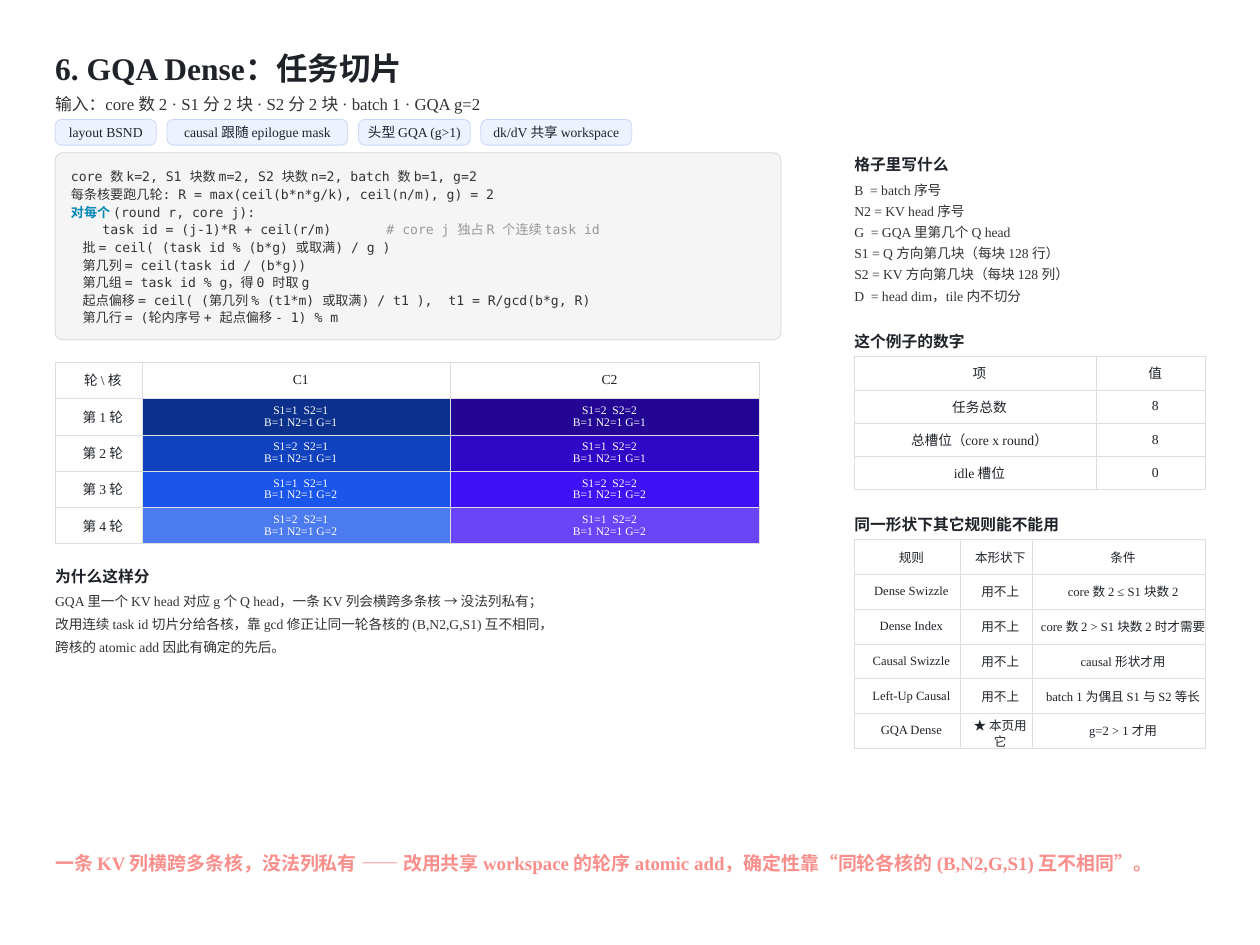
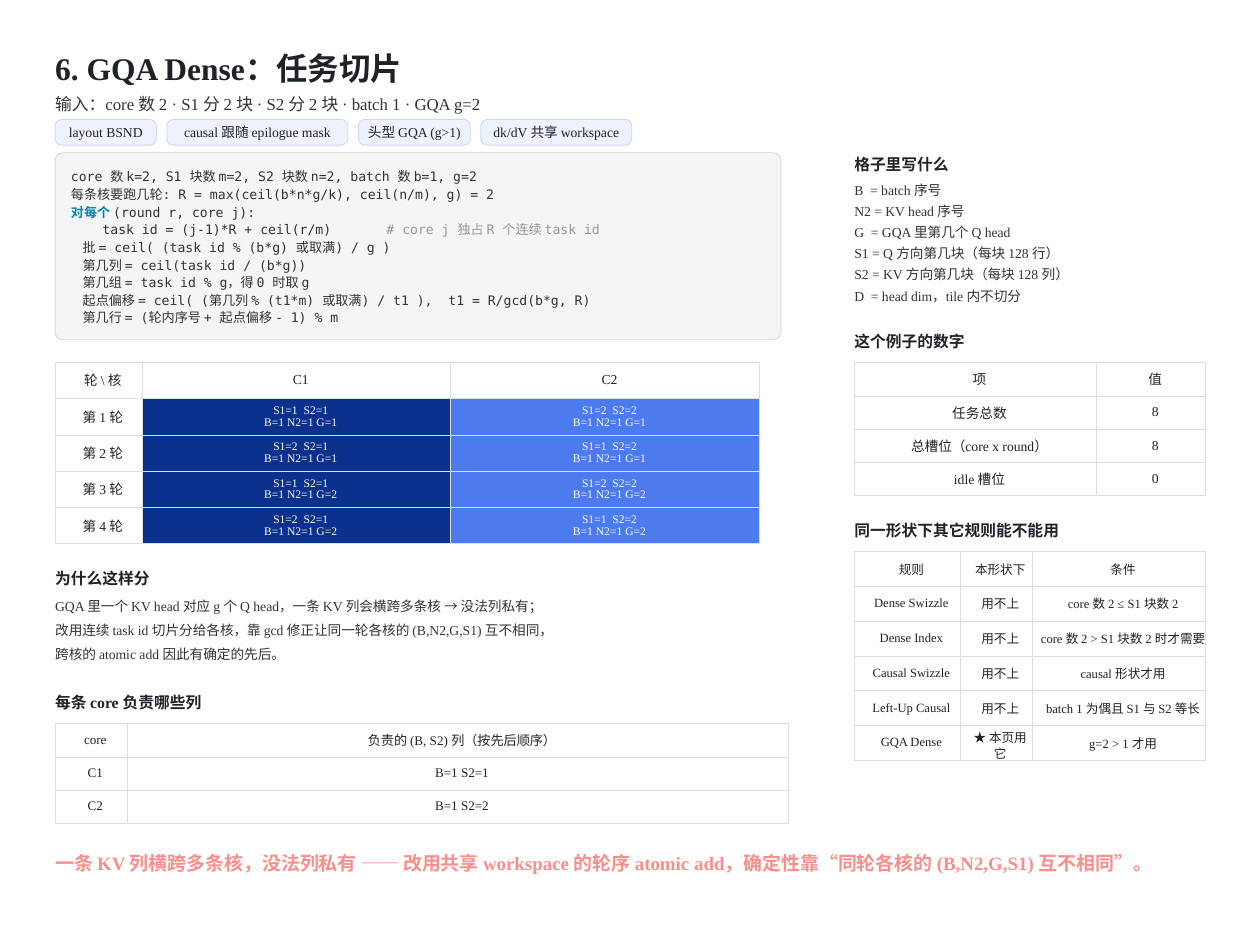
Before and after one commit to guomc9/SeeTen, a slide deck: slide 11 of cases/flash-attention-det-accum/out/v4-index-schedules-rev2.pptx. Drawn at 1260x945 pixels with LibreOffice and Linux fonts; fonts in the diff are those of the drawing. Boxes give left, top, right and bottom in pixels: in the first picture for what was removed or moved away, otherwise in the second. Text is boxed around its words. In the diff, an @@ line names an element or a change of style, - is before the commit and + after.

```diff
--- a/cases/flash-attention-det-accum/out/v4-index-schedules-rev2.pptx
+++ b/cases/flash-attention-det-accum/out/v4-index-schedules-rev2.pptx
@@ table at bbox=[55, 362, 759, 543] @@
@@ fill #230693 to #4C7BF0 in row 2, column 3 @@
@@ fill #1042BF to #0C318D in row 3, column 2 @@
@@ fill #2F08C7 to #4C7BF0 in row 3, column 3 @@
@@ fill #1A56EC to #0C318D in row 4, column 2 @@
@@ fill #3F11F5 to #4C7BF0 in row 4, column 3 @@
@@ fill #4C7BF0 to #0C318D in row 5, column 2 @@
@@ fill #6945F7 to #4C7BF0 in row 5, column 3 @@
@@ table: place and size @@
-table at bbox=[854, 540, 1206, 751]
+table at bbox=[854, 552, 1206, 763]
@@ 4 texts, 1 table: place and size @@
-4 texts, 1 table at bbox=[55, 357, 1206, 653]
+4 texts, 1 table at bbox=[55, 363, 1206, 660]
@@ text added at bbox=[55, 694, 202, 710], 15 pt, text #1F2329, bold @@
+每条 core 负责哪些列
@@ table added at bbox=[55, 723, 788, 823], 3 rows, 2 columns @@
+core | 负责的 (B, S2) 列（按先后顺序）
+C1 | B=1 S2=1
+C2 | B=1 S2=2
```
Also in this commit, not shown: 15 other slides changed, 2 other files.
